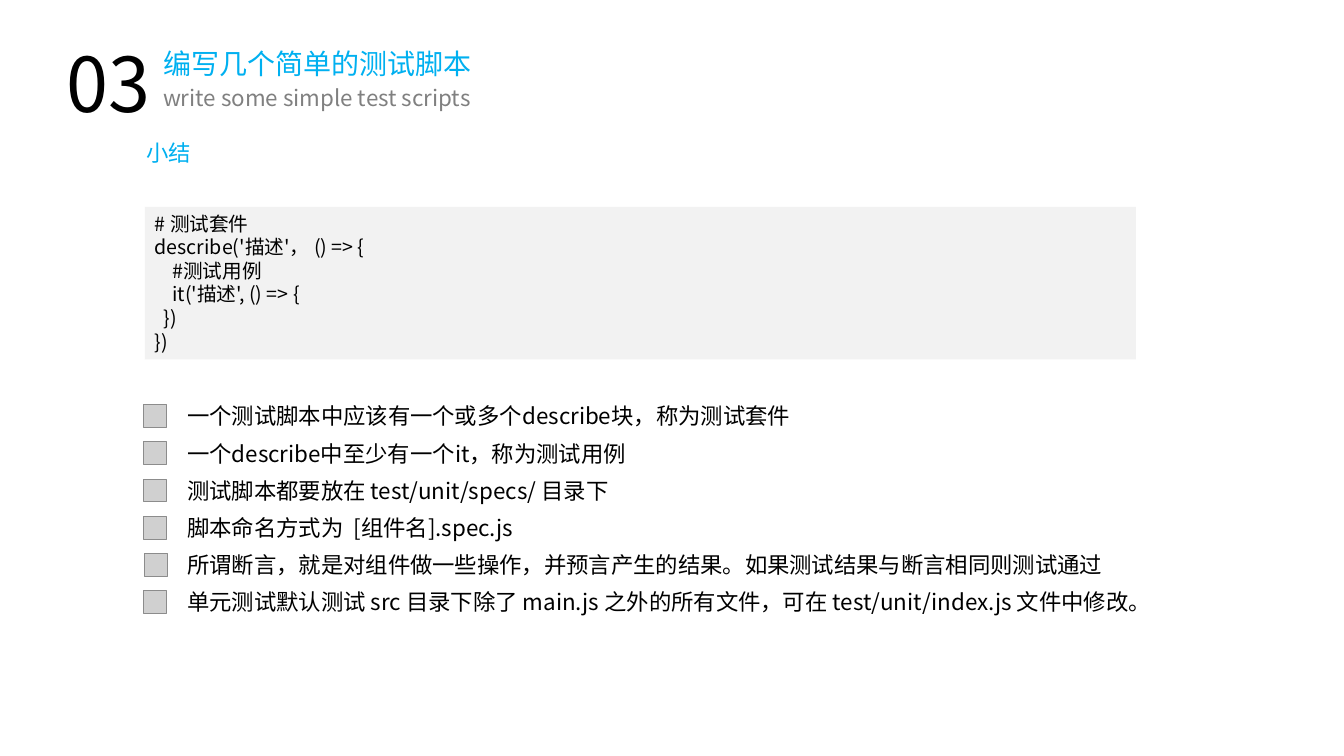
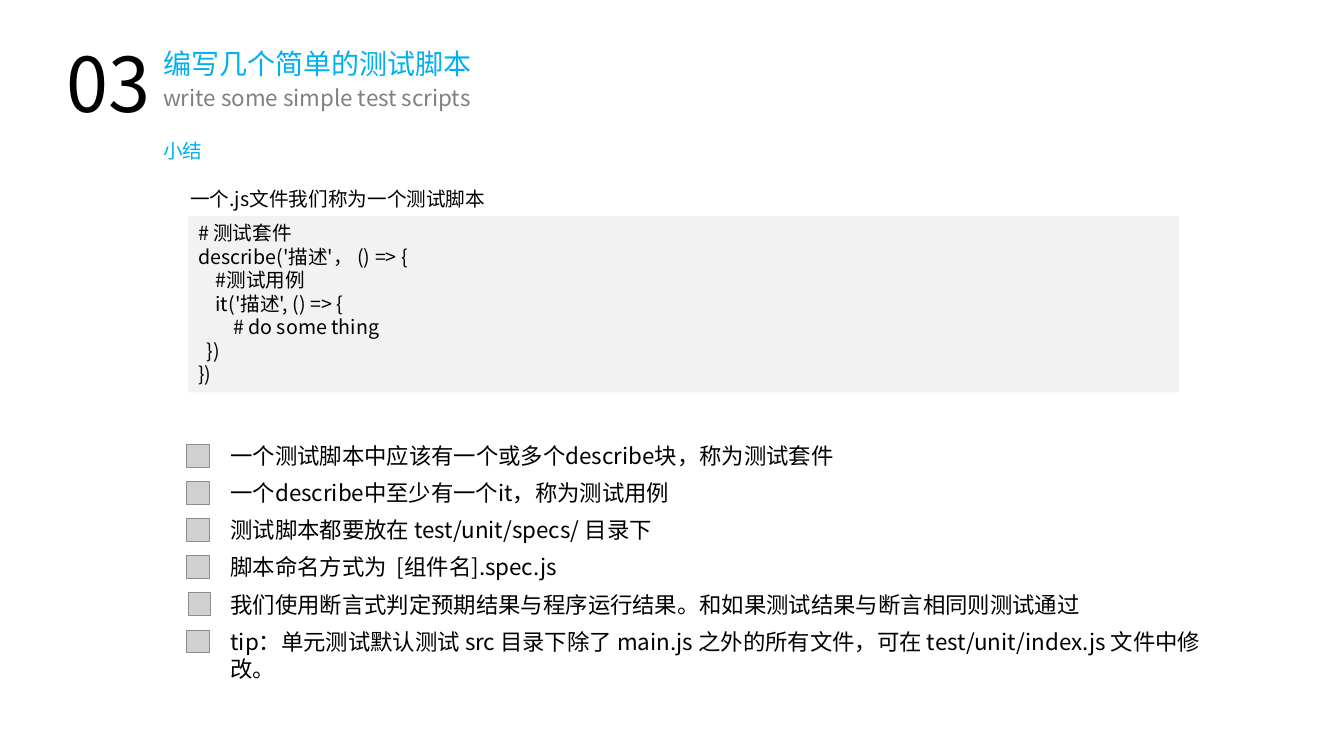
Before and after one commit to hux1ao/vue-unit-test, a slide deck: slide 15 of 单元测试.pptx (slide 10 before the commit). Drawn at 1344x756 pixels with LibreOffice and Linux fonts; fonts in the diff are those of the drawing; grey boxes stand for pictures. Boxes give left, top, right and bottom in pixels: in the first picture for what was removed or moved away, otherwise in the second. Text is boxed around its words. In the diff, an @@ line names an element or a change of style, - is before the commit and + after.

```diff
--- a/单元测试.pptx
+++ b/单元测试.pptx
@@ text "小结": place and size @@
-text "小结" at [146, 142, 191, 163]
+text "小结" at [163, 141, 202, 160]
@@ text "小结" at [163, 141, 202, 160]: size 16 to 14 pt @@
@@ text added at [190, 189, 485, 211], 14 pt, text #000000 @@
+一个.js文件我们称为一个测试脚本
@@ rectangle "# 测试套件": place and size @@
-rectangle "# 测试套件" at [145, 207, 1136, 359]
+rectangle "# 测试套件" at [189, 216, 1180, 392]
@@ text in rectangle at [249, 314, 379, 339]: paragraph added @@
+# do some thing
@@ 6 pictures, 4 texts: place and size @@
-6 pictures, 4 texts at [144, 405, 790, 614]
+6 pictures, 4 texts at [187, 445, 834, 653]
@@ text at [231, 594, 1080, 615]: text changed @@
-所谓断言，就是对组件做一些操作，并预言产生的结果。如果测试结果与断言相同则测试通过
+我们使用断言式判定预期结果与程序运行结果。和如果测试结果与断言相同则测试通过
@@ text at [231, 631, 1200, 655]: text changed @@
-单元测试默认测试 src 目录下除了 main.js 之外的所有文件，可在 test/unit/index.js 文件中修改。
+tip：单元测试默认测试 src 目录下除了 main.js 之外的所有文件，可在 test/unit/index.js 文件中修改。
```
Also in this commit, not shown: 15 other slides changed, 13 slides added, 1 slide removed, 10 other files.
